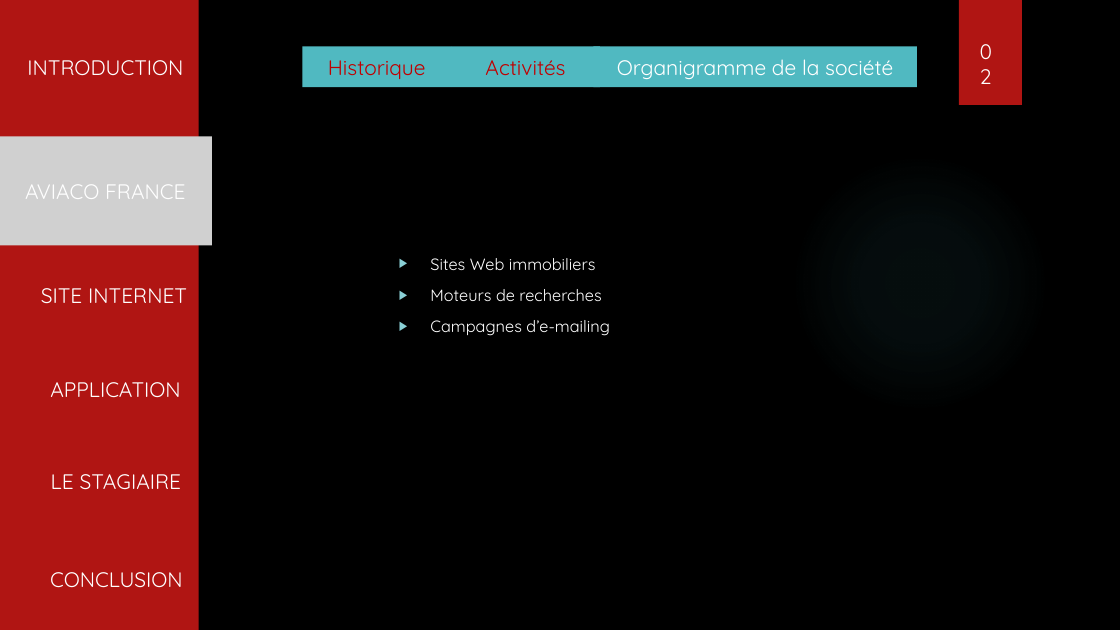
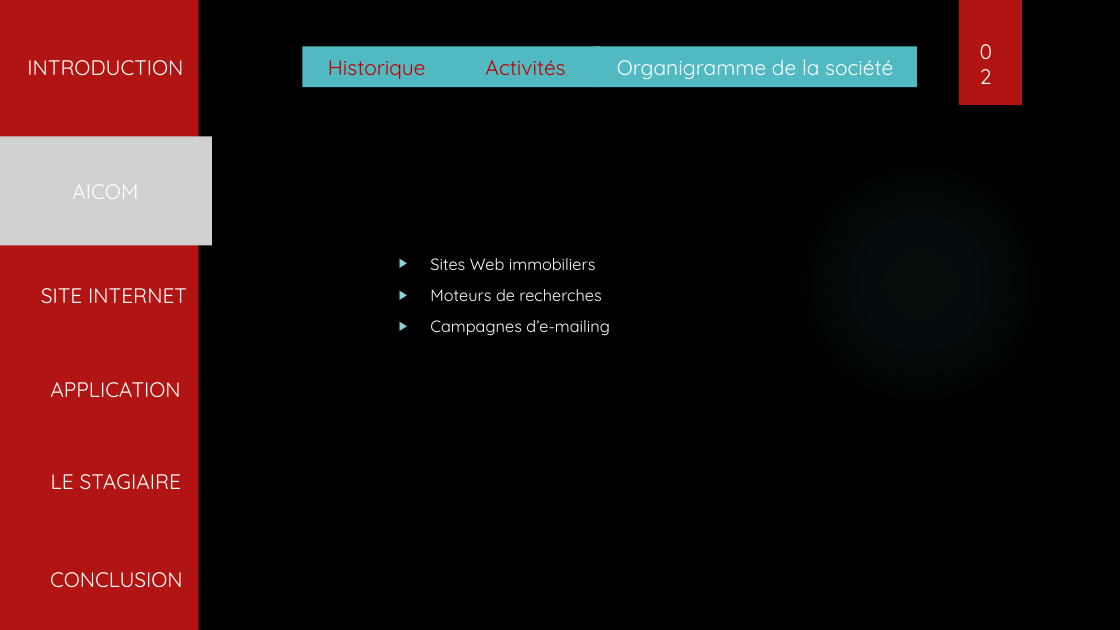
Before and after one commit to tochyvn/ma_banque_document, a slide deck: slide 4 of Aviaco france.pptx. Drawn at 1120x630 pixels with LibreOffice and Linux fonts; fonts in the diff are those of the drawing; grey boxes stand for pictures; background and template pictures are left out. Boxes give left, top, right and bottom in pixels: in the first picture for what was removed or moved away, otherwise in the second. Text is boxed around its words. In the diff, an @@ line names an element or a change of style, - is before the commit and + after.

```diff
--- a/Aviaco france.pptx
+++ b/Aviaco france.pptx
@@ text in picture at bbox=[72, 185, 138, 199]: text changed @@
-AVIACO FRANCE
+AICOM
```
Also in this commit, not shown: 4 other slides changed.
